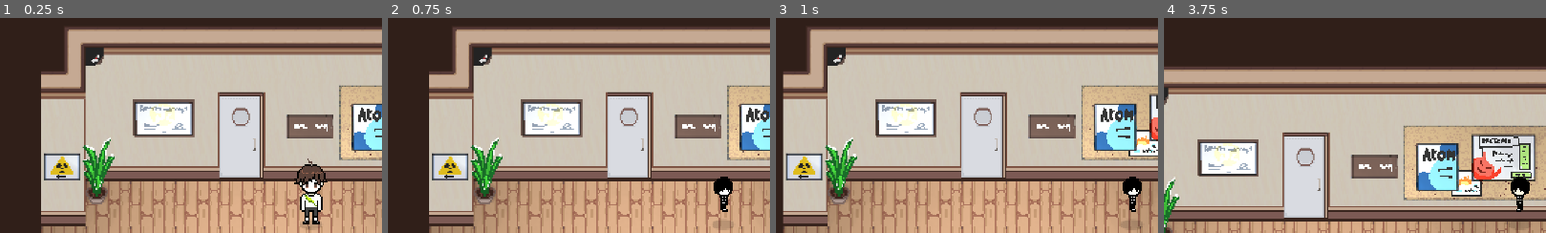
Above: before the commit, frames 1-4 (left to right).
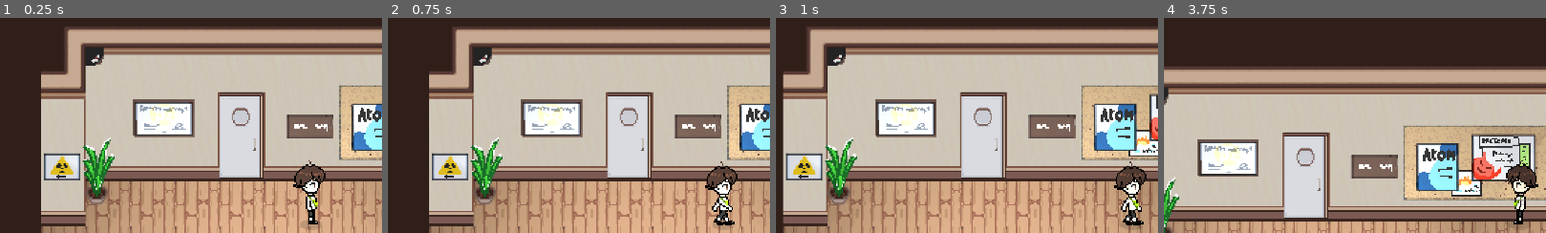
Above: after the commit, the same moments.

Repository: alfaarizi/godot-core
Game: Godot game, scene res://game_controller.tscn
Same seed, same stepped clock (60 frames per second), same inputs: the game is played once before the commit and once after it. The engine's default icon, where the game draws it, is replaced by a stand-in: a white triangle on a blue panel in a dark square. Sound files missing from this copy of the repository are replaced by a short silence.
Inputs:
- Up to frame 1 (0.25 s): no input
- Up to frame 2 (0.75 s): tap Enter at 0.5 s; hold Right (move_right) from 0.53 s (still down); tap Z (interact) at 0.6 s
- Up to frame 3 (1 s): keep holding Right (move_right)
- Up to frame 4 (3.75 s): release Right (move_right) at 1.28 s; hold Down (move_down) 1.28-2.03 s; tap X (player_selection) at 1.35, 2.85 s; tap Space at 2 s; hold Right (move_right) 2.03-2.78 s; tap Z (interact) at 2.1, 3.6 s; tap Enter at 2.75 s; hold Up (move_up) 2.78-3.53 s; hold Left (move_left) from 3.53 s (still down)
The pictures show only the part of the screen within x 3-53%, y 6-56%; the shares and areas given below are measured in that part.

The runs differ from the first frame. In frame 1, 0.9% of the frame differs, in the area x 76-86%, y 65-96%; in frame 2, 1.1%, in the area x 83-92%, y 66-97%; in frame 3, 1.1%; in frame 4, 0.9%.

Commit message:
added right and left sprites for bro movement
Still wonky and need fix.

Diff:
--- a/characters/player/player.tscn
+++ b/characters/player/player.tscn
@@ -1,10 +1,10 @@
-[gd_scene load_steps=27 format=3 uid="uid://bhrutww653eol"]
+[gd_scene load_steps=28 format=3 uid="uid://bhrutww653eol"]
 
 [ext_resource type="Script" path="res://characters/player/player.gd" id="1_nf707"]
 [ext_resource type="Texture2D" uid="uid://j8eydamv4jnp" path="res://assets/sprites/player/shadow.png" id="2_78tfa"]
 [ext_resource type="Texture2D" uid="uid://bdlasiu5spifl" path="res://assets/sprites/player/footprint_particles.png" id="3_gk2r0"]
 [ext_resource type="Texture2D" uid="uid://nk3e1alkl8vc" path="res://assets/sprites/player/movement_sheet2/brodown.png" id="4_t2p8q"]
-[ext_resource type="Texture2D" uid="uid://b830conwpuvhx" path="res://assets/sprites/player/movement_sheet1/right3.png" id="5_7jcbx"]
+[ext_resource type="Texture2D" uid="uid://s7f0da26eii7" path="res://assets/sprites/player/movement_sheet2/broright.png" id="5_ey871"]
 [ext_resource type="Texture2D" uid="uid://bq112tw3dsc23" path="res://assets/sprites/player/movement_sheet2/broup.png" id="6_cod8b"]
 [ext_resource type="Script" path="res://characters/cutscene_sprite.gd" id="7_43wkp"]
 [ext_resource type="PackedScene" uid="uid://bln04fcnkpha8" path="res://characters/dynamic_bounds_camera.tscn" id="9_geyl2"]
@@ -52,17 +52,21 @@
 atlas = ExtResource("4_t2p8q")
 region = Rect2(64, 0, 32, 48)
 
-[sub_resource type="AtlasTexture" id="AtlasTexture_xqc4j"]
-atlas = ExtResource("5_7jcbx")
-region = Rect2(32, 0, 32, 32)
+[sub_resource type="AtlasTexture" id="AtlasTexture_esm0p"]
+atlas = ExtResource("5_ey871")
+region = Rect2(32, 0, 32, 48)
 
-[sub_resource type="AtlasTexture" id="AtlasTexture_6fe5d"]
-atlas = ExtResource("5_7jcbx")
-region = Rect2(0, 0, 32, 32)
+[sub_resource type="AtlasTexture" id="AtlasTexture_p4q2d"]
+atlas = ExtResource("5_ey871")
+region = Rect2(0, 0, 32, 48)
 
-[sub_resource type="AtlasTexture" id="AtlasTexture_n6kl3"]
-atlas = ExtResource("5_7jcbx")
-region = Rect2(96, 0, 32, 32)
+[sub_resource type="AtlasTexture" id="AtlasTexture_6lxl8"]
+atlas = ExtResource("5_ey871")
+region = Rect2(96, 0, 32, 48)
+
+[sub_resource type="AtlasTexture" id="AtlasTexture_psei7"]
+atlas = ExtResource("5_ey871")
+region = Rect2(64, 0, 32, 48)
 
 [sub_resource type="AtlasTexture" id="AtlasTexture_fhpuo"]
 atlas = ExtResource("6_cod8b")
@@ -101,23 +105,20 @@
 }, {
 "frames": [{
 "duration": 1.0,
-"texture": SubResource("AtlasTexture_xqc4j")
+"texture": SubResource("AtlasTexture_esm0p")
 }, {
 "duration": 1.0,
-"texture": SubResource("AtlasTexture_6fe5d")
-}, {
-"duration": 2.0,
-"texture": SubResource("AtlasTexture_n6kl3")
+"texture": SubResource("AtlasTexture_p4q2d")
 }, {
 "duration": 1.0,
-"texture": SubResource("AtlasTexture_6fe5d")
+"texture": SubResource("AtlasTexture_6lxl8")
 }, {
 "duration": 1.0,
-"texture": SubResource("AtlasTexture_n6kl3")
+"texture": SubResource("AtlasTexture_psei7")
 }],
 "loop": true,
 "name": &"move_right",
-"speed": 6.0
+"speed": 5.0
 }, {
 "frames": [{
 "duration": 1.0,
@@ -170,7 +171,8 @@
 unique_name_in_owner = true
 position = Vector2(0, -24)
 sprite_frames = SubResource("SpriteFrames_to2om")
-animation = &"move_down"
+animation = &"move_right"
+frame_progress = 0.689509
 script = ExtResource("7_43wkp")
 metadata/_edit_lock_ = true
 
Binary file added: assets/sprites/player/movement_sheet2/broleft.png
Not shown, added: assets/sprites/player/movement_sheet2/broleft.png.import
Binary file added: assets/sprites/player/movement_sheet2/broright.png
Not shown, added: assets/sprites/player/movement_sheet2/broright.png.import
